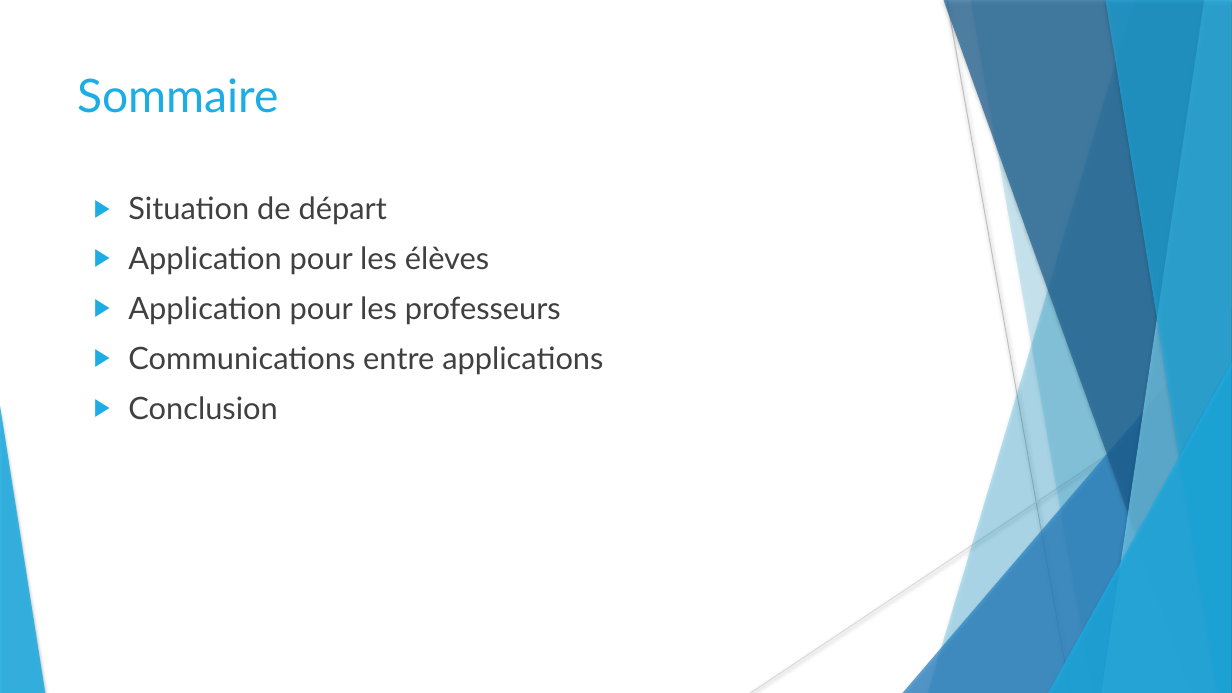
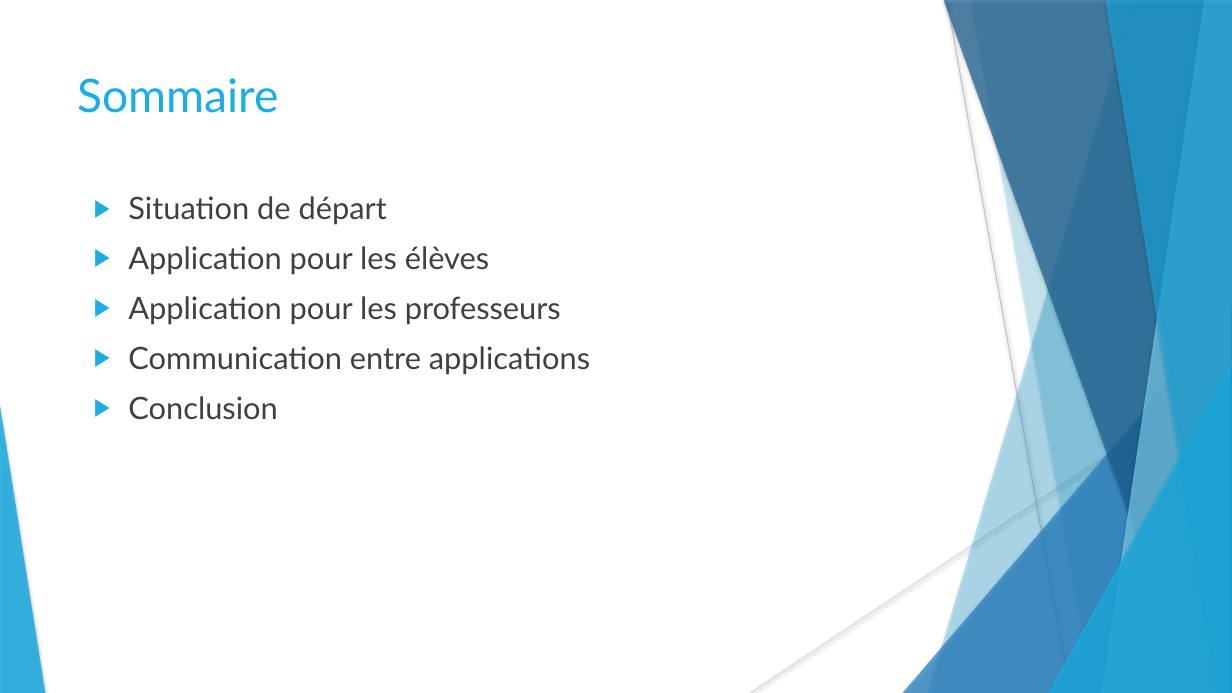
Before and after one commit to stany24/Imepro, a slide deck: slide 3 of Planification/Imepro.pptx. Drawn at 1232x693 pixels with LibreOffice and Linux fonts; fonts in the diff are those of the drawing. Boxes give left, top, right and bottom in pixels: in the first picture for what was removed or moved away, otherwise in the second. Text is boxed around its words. In the diff, an @@ line names an element or a change of style, - is before the commit and + after.

```diff
--- a/Planification/Imepro.pptx
+++ b/Planification/Imepro.pptx
@@ text at <box>128,346,590,375</box>: text changed @@
-▶ Communications entre applications
+▶ Communication entre applications
```
Also in this commit, not shown: 5 other slides changed.
